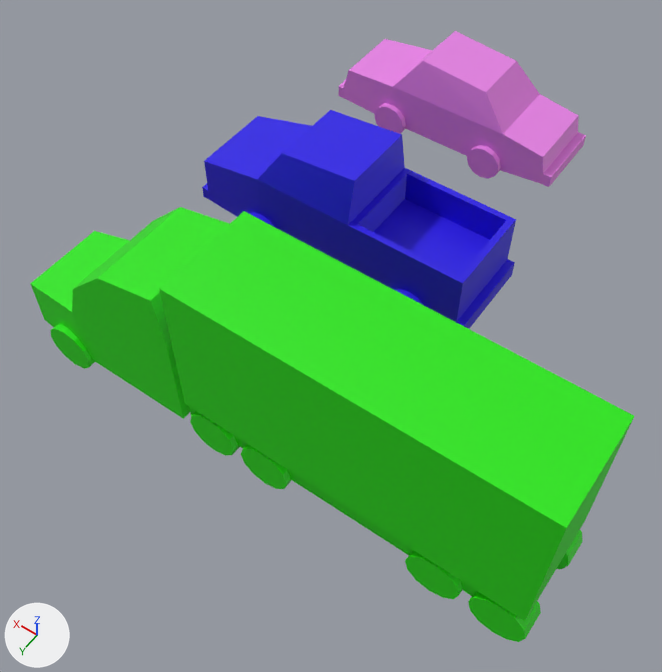
The Blender file vehicles.blend, before and after one commit.
Before and after are seen from a 50 mm lens placed at (-5.37, 8.1, 9.28), pointed at (-0.75, 1.63, -0.88). The axes (+X, +Y, +Z) are drawn at lower left. The lights are the same throughout.

Objects in the first picture: 'Truck_L', 'Truck_M', 'Truck_S'.
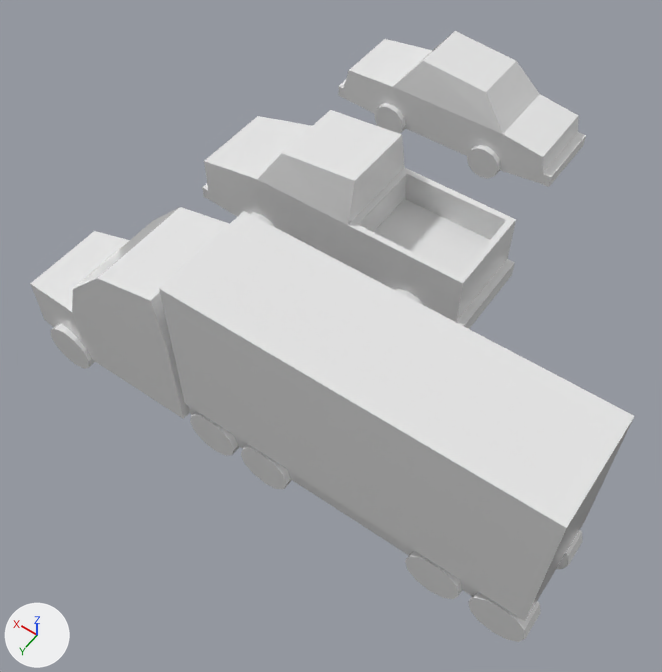
Location of each change, [x1, y1, x2, y2] in pixels of the pictures (662 x 672 px):
'Truck_L', recoloured (green to white)
    both: [30, 207, 634, 642]
'Truck_M', recoloured (blue to white)
    both: [202, 110, 516, 329]
'Truck_S', recoloured (pink to white)
    both: [338, 31, 586, 187]

What changed in the scene script:
```text
Add ng_armory_pbr:
    ng_armory_pbr = bpy.data.node_groups.new('Armory PBR', 'ShaderNodeTree')
    # nodes: BsdfPrincipled, BsdfTransparent, Emission, Mix, MixShader, NormalMap
    # colours: white #e7e7e7, blue #bcbcff, red #da5959
Change mat_truck_s:
    remove # nodes: BsdfPrincipled, OutputMaterial
    remove # colours: pink #e782e5
    nodes: Group, OutputMaterial
    colours: white #e7e7e7, blue #bcbcff
Change mat_truck_l:
    remove # nodes: BsdfPrincipled, OutputMaterial
    remove # colours: green #23e700
    nodes: Group, OutputMaterial
    colours: white #e7e7e7, blue #bcbcff
Change mat_truck_m:
    remove # nodes: BsdfPrincipled, OutputMaterial
    remove # colours: blue #2710e7
    nodes: Group, OutputMaterial
    colours: white #e7e7e7, blue #bcbcff
```
